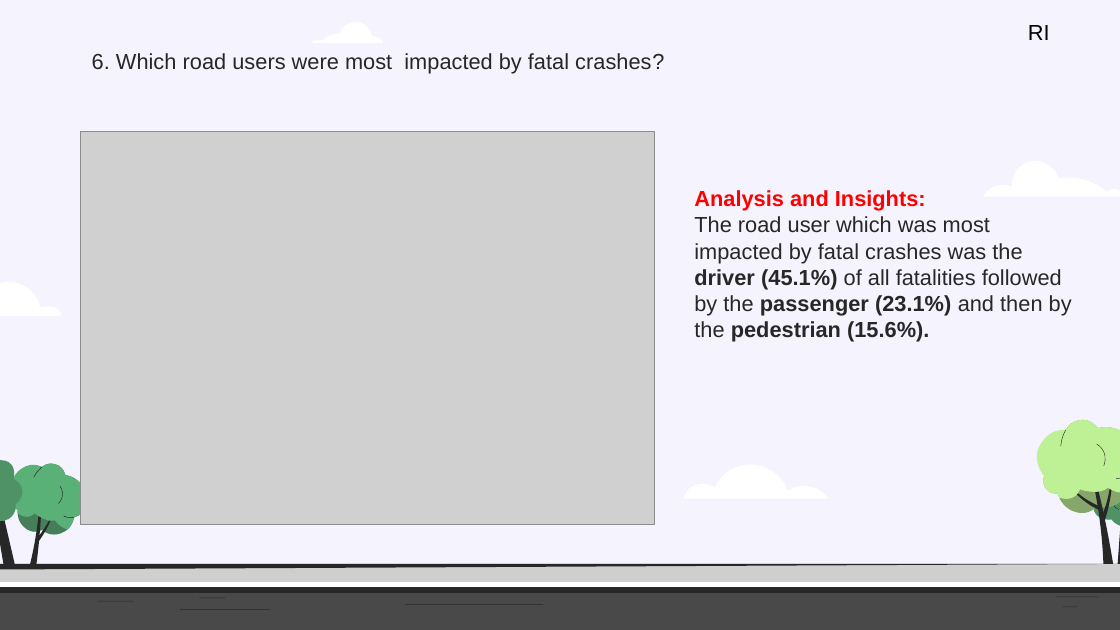
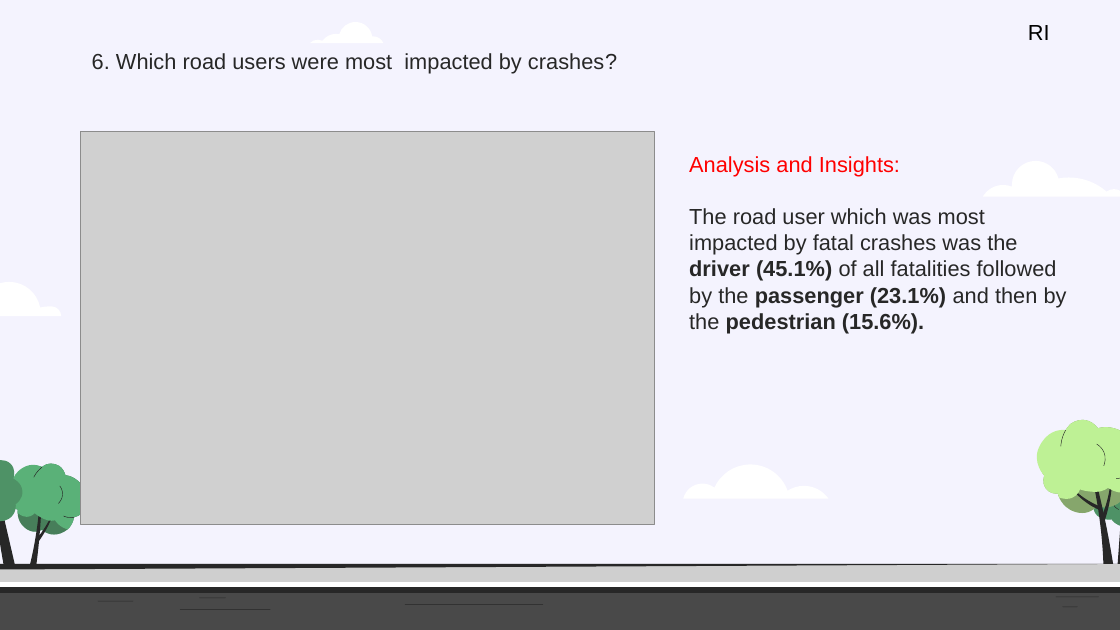
Before and after one commit to Kapedes/project-1-group-2, a slide deck: slide 10 of Insights and analysis of Crash Statistics in Australia.pptx. Drawn at 1120x630 pixels with LibreOffice and Linux fonts; fonts in the diff are those of the drawing; grey boxes stand for pictures. Boxes give left, top, right and bottom in pixels: in the first picture for what was removed or moved away, otherwise in the second. Text is boxed around its words. In the diff, an @@ line names an element or a change of style, - is before the commit and + after.

```diff
--- a/Insights and analysis of Crash Statistics in Australia.pptx
+++ b/Insights and analysis of Crash Statistics in Australia.pptx
@@ text at box(92, 53, 617, 73): text changed @@
-6. Which road users were most impacted by fatal crashes?
+6. Which road users were most impacted by crashes?
@@ text "Analysis and Insights:": place and size @@
-text "Analysis and Insights:" at box(694, 190, 1072, 342)
+text "Analysis and Insights:" at box(689, 156, 1067, 334)
@@ text at box(689, 156, 900, 177): bold off in "Analysis and Insights:" @@
```
Also in this commit, not shown: 11 other slides changed, 1 other file.
